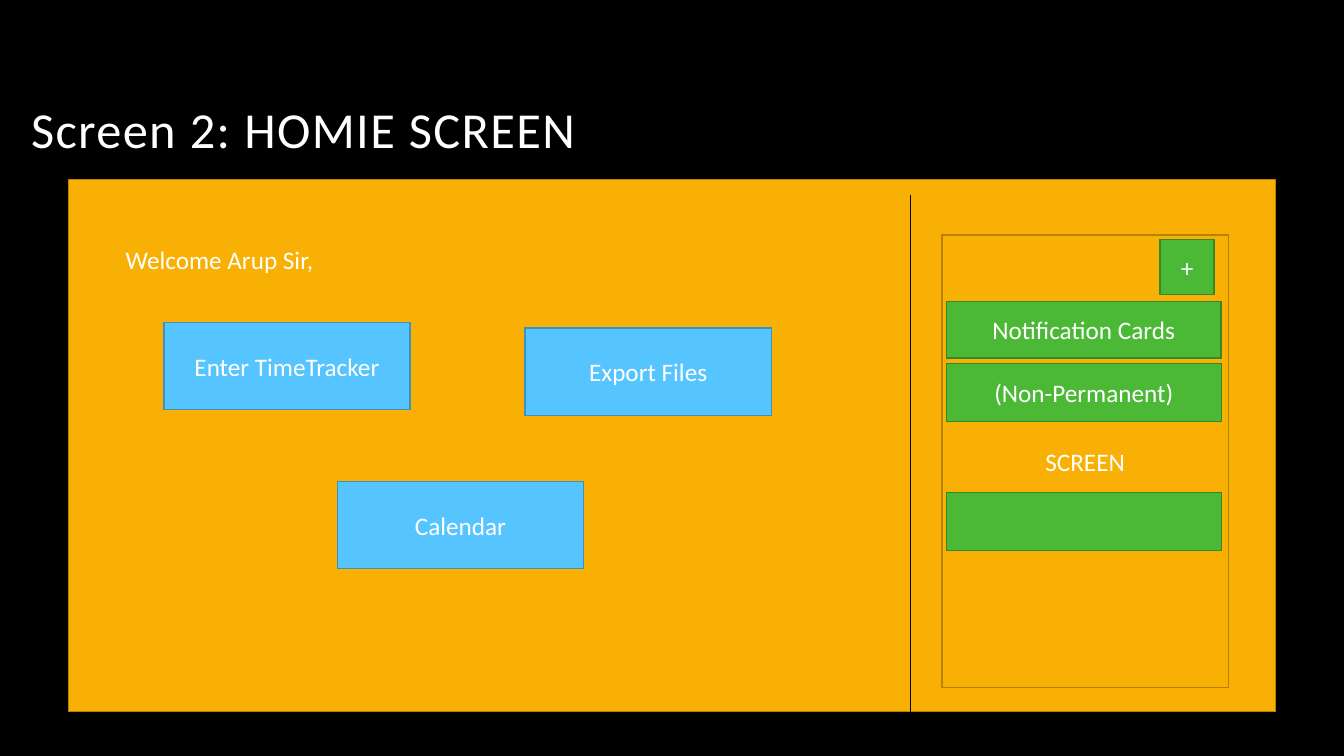
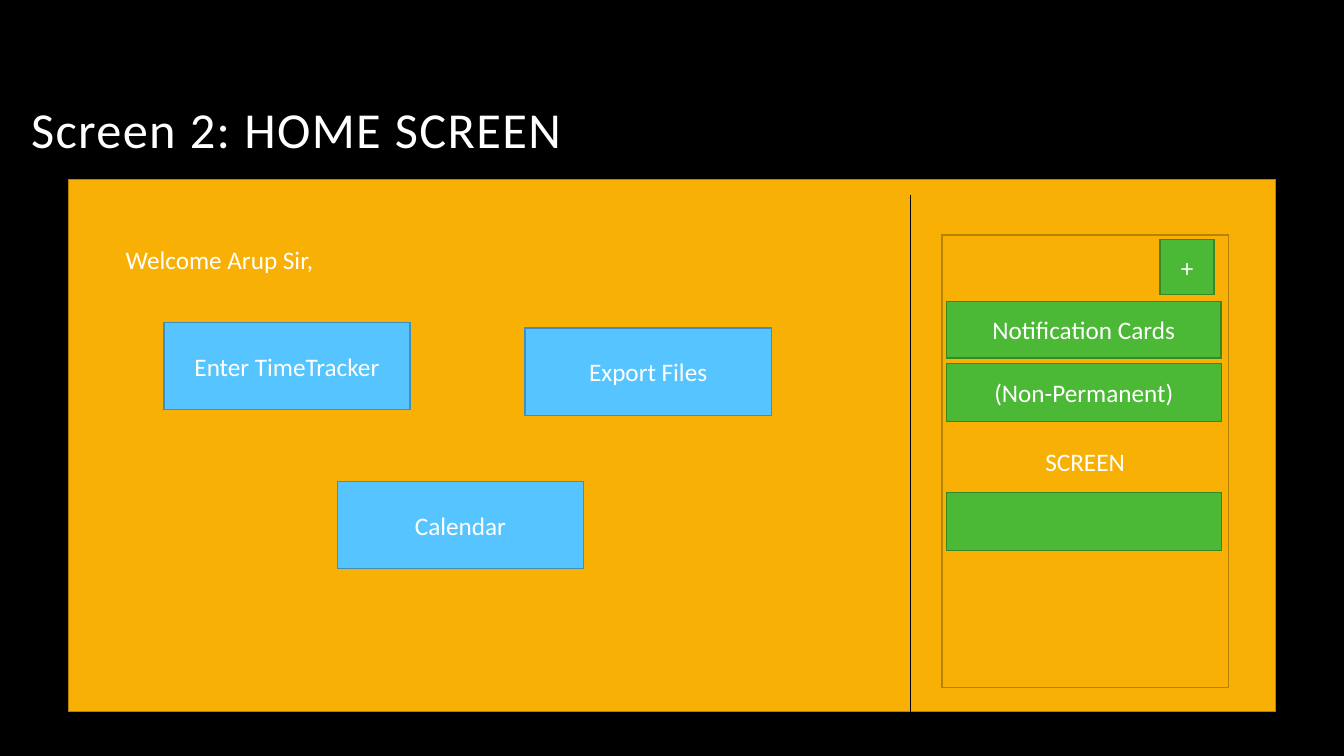
Before and after one commit to arnyboy101/InsemiTimeSheet, a slide deck: slide 3 of SubRoutine Diagrams/Insemi System.pptx. Drawn at 1344x756 pixels with LibreOffice and Linux fonts; fonts in the diff are those of the drawing; background and template pictures are left out. Boxes give left, top, right and bottom in pixels: in the first picture for what was removed or moved away, otherwise in the second. Text is boxed around its words. In the diff, an @@ line names an element or a change of style, - is before the commit and + after.

```diff
--- a/SubRoutine Diagrams/Insemi System.pptx
+++ b/SubRoutine Diagrams/Insemi System.pptx
@@ title at box(31, 115, 561, 149): text changed @@
-Screen 2: HOMIE SCREEN
+Screen 2: HOME SCREEN
```
